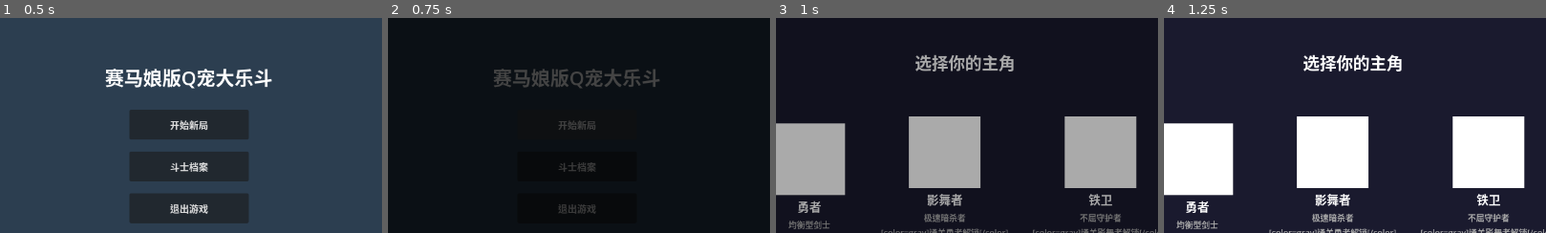
Above: before the commit, frames 1-4 (left to right).
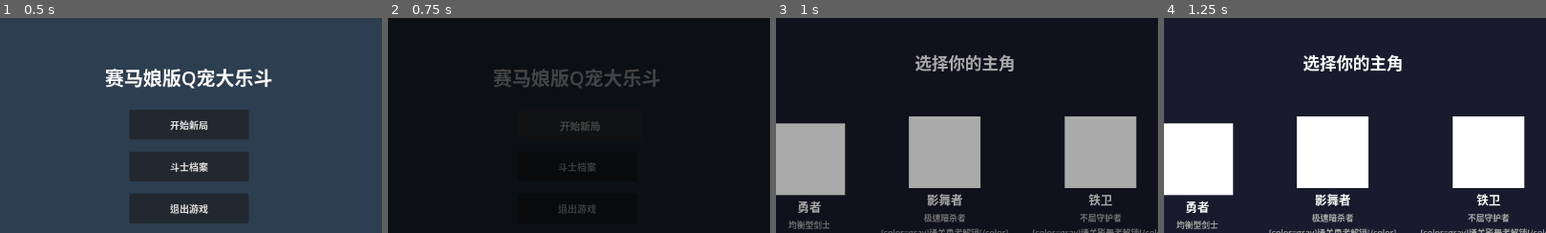
Above: after the commit, the same moments.

Repository: TianYu0321/Hero-Battle
Game: Godot game, scene res://scenes/main_menu/menu.tscn
Same seed, same stepped clock (60 frames per second), same inputs: the game is played once before the commit and once after it.
Inputs:
- Up to frame 1 (0.5 s): no input
- Up to frame 2 (0.75 s): click "开始新局" at 0.5 s
- Up to frame 3 (1 s): no input
- Up to frame 4 (1.25 s): no input
The pictures show only the part of the screen within x 25-75%, y 1-51%; the shares and areas given below are measured in that part.

Frame 1 is identical in both runs. In frame 2, 0.2% of the frame differs, in the area x 44-56%, y 47-53%; in frame 3, nothing differs; in frame 4, nothing differs.

Commit message:
0515bug修复

Diff:
--- a/autoload/game_manager.gd
+++ b/autoload/game_manager.gd
@@ -42,6 +42,10 @@
 	"partner_sorcerer": 1005,
 	"partner_hunter": 1006,
 }
+
+# 视觉/音频设置开关
+var screen_shake_enabled: bool = true
+var damage_numbers_enabled: bool = true
 
 var pending_archive: Dictionary = {}
 
--- a/autoload/save_manager.gd
+++ b/autoload/save_manager.gd
@@ -651,3 +651,24 @@
 
 func sync_unlock_state_to_server(user_id: String, state: Dictionary) -> void:
 	print("[SaveManager] 解锁状态同步到服务器: user=%s" % user_id)
+
+
+# --- 设置持久化 ---
+func save_settings(settings: Dictionary) -> void:
+	var file_path: String = "user://%s_settings.json" % current_user_id
+	var file := FileAccess.open(file_path, FileAccess.WRITE)
+	if file != null:
+		file.store_string(JSON.stringify(settings, "\t"))
+		file.close()
+
+func load_settings() -> Dictionary:
+	var file_path: String = "user://%s_settings.json" % current_user_id
+	if not FileAccess.file_exists(file_path):
+		return {}
+	var file := FileAccess.open(file_path, FileAccess.READ)
+	var json := JSON.new()
+	var result := json.parse(file.get_as_text())
+	file.close()
+	if result == OK:
+		return json.get_data()
+	return {}
--- a/scenes/main_menu/menu.gd
+++ b/scenes/main_menu/menu.gd
@@ -15,6 +15,7 @@
 @onready var _pause_menu: PauseMenu = $PauseMenu
 @onready var _leaderboard_panel: Panel = $LeaderboardPanel
 @onready var _shop_panel: ShopPopup = $ShopPopup
+var _settings_panel: Control = null
 
 func _ready() -> void:
 	print("[MainMenu] _ready 开始, continue_button=", _btn_continue != null)
@@ -22,6 +23,26 @@
 	_btn_continue.pressed.connect(_on_continue_pressed)
 	_btn_quit.pressed.connect(_on_quit_pressed)
 	_menu_button.pressed.connect(_on_menu_button_pressed)
+
+	# 动态创建菜单背景
+	var bg_scene = load("res://scenes/main_menu/menu_background.tscn")
+	if bg_scene != null:
+		var bg = bg_scene.instantiate()
+		add_child(bg)
+		move_child(bg, 0)
+
+	# 动态创建设置面板
+	var settings_scene = load("res://scenes/settings/settings_panel.tscn")
+	if settings_scene != null:
+		_settings_panel = settings_scene.instantiate()
+		add_child(_settings_panel)
+		_settings_panel.visible = false
+
+	# 设置按钮悬停动画
+	_setup_button_hover(_btn_new_game)
+	_setup_button_hover(_btn_continue)
+	_setup_button_hover(_btn_quit)
+	_setup_button_hover(_menu_button)
 
 	# 启用斗士档案按钮
 	var btn_archive: Button = get_node_or_null("%BtnArchive")
@@ -59,9 +80,21 @@
 		btn_leaderboard.visible = true
 		btn_leaderboard.disabled = false
 		btn_leaderboard.pressed.connect(_on_leaderboard_pressed)
+		_setup_button_hover(btn_leaderboard)
 		print("[MainMenu] 排行榜按钮已启用")
 	else:
 		push_warning("[MainMenu] BtnLeaderboard 未找到")
+
+	# 启用设置按钮
+	var btn_settings: Button = get_node_or_null("%BtnSettings")
+	if btn_settings != null:
+		btn_settings.visible = true
+		btn_settings.disabled = false
+		btn_settings.pressed.connect(_on_settings_pressed)
+		_setup_button_hover(btn_settings)
+		print("[MainMenu] 设置按钮已启用")
+	else:
+		push_warning("[MainMenu] BtnSettings 未找到")
 
 	# 主菜单中隐藏PauseMenu的"返回主菜单"按钮
 	_pause_menu.set_is_main_menu(true)
@@ -185,3 +218,29 @@
 
 func _get_my_data() -> Dictionary:
 	return {"player_name": "Player", "net_wins": 0}
+
+func _on_settings_pressed() -> void:
+	AudioManager.play_ui("button_click")
+	if _settings_panel != null:
+		_show_panel(_settings_panel)
+		_settings_panel.load_settings()
+
+func _show_panel(panel: Control) -> void:
+	panel.visible = true
+	panel.scale = Vector2(0.8, 0.8)
+	panel.modulate.a = 0.0
+	var tween := create_tween().set_trans(Tween.TRANS_BACK).set_ease(Tween.EASE_OUT)
+	tween.tween_property(panel, "scale", Vector2.ONE, 0.2)
+	tween.parallel().tween_property(panel, "modulate:a", 1.0, 0.2)
+
+func _setup_button_hover(button: Button) -> void:
+	button.mouse_entered.connect(func():
+		var tween := create_tween().set_trans(Tween.TRANS_QUAD).set_ease(Tween.EASE_OUT)
+		tween.tween_property(button, "scale", Vector2.ONE * 1.05, 0.15)
+		tween.parallel().tween_property(button, "modulate", Color(1.2, 1.2, 1.2), 0.15)
+	)
+	button.mouse_exited.connect(func():
+		var tween := create_tween().set_trans(Tween.TRANS_QUAD).set_ease(Tween.EASE_OUT)
+		tween.tween_property(button, "scale", Vector2.ONE, 0.15)
+		tween.parallel().tween_property(button, "modulate", Color.WHITE, 0.15)
+	)
--- /dev/null
+++ b/scenes/main_menu/menu_background.gd
@@ -0,0 +1,70 @@
+extends CanvasLayer
+
+func _ready() -> void:
+	layer = -1
+
+	# 渐变背景
+	var bg := TextureRect.new()
+	bg.set_anchors_preset(Control.PRESET_FULL_RECT)
+	bg.mouse_filter = Control.MOUSE_FILTER_IGNORE
+	bg.expand_mode = TextureRect.EXPAND_IGNORE_SIZE
+
+	# 创建渐变纹理
+	var gradient := Gradient.new()
+	gradient.add_point(0.0, Color(0.05, 0.05, 0.15, 1.0))
+	gradient.add_point(1.0, Color(0.0, 0.0, 0.0, 1.0))
+	var gradient_tex := GradientTexture2D.new()
+	gradient_tex.gradient = gradient
+	gradient_tex.fill = GradientTexture2D.FILL_LINEAR
+	gradient_tex.fill_from = Vector2(0.5, 0.0)
+	gradient_tex.fill_to = Vector2(0.5, 1.0)
+	gradient_tex.width = 1280
+	gradient_tex.height = 720
+	bg.texture = gradient_tex
+	add_child(bg)
+
+	# 火星粒子
+	var particles := CPUParticles2D.new()
+	particles.position = Vector2(640, 500)
+	particles.amount = 100
+	particles.lifetime = 3.0
+	particles.emission_shape = CPUParticles2D.EMISSION_SHAPE_RECTANGLE
+	particles.emission_rect_extents = Vector2(600, 200)
+	particles.direction = Vector2(0, -1)
+	particles.spread = 20.0
+	particles.gravity = Vector2(0, -20)
+	particles.initial_velocity_min = 20.0
+	particles.initial_velocity_max = 50.0
+	particles.scale_amount_min = 0.5
+	particles.scale_amount_max = 2.0
+	particles.color = Color(1, 0.5, 0, 0.8)
+
+	var color_ramp := Gradient.new()
+	color_ramp.add_point(0.0, Color(1, 0.8, 0.2, 0.9))
+	color_ramp.add_point(0.5, Color(1, 0.3, 0, 0.6))
+	color_ramp.add_point(1.0, Color(0.5, 0.1, 0, 0.0))
+	particles.color_ramp = color_ramp
+	add_child(particles)
+
+	# 远景视差层（程序化绘制）
+	var parallax := ParallaxBackground.new()
+	add_child(parallax)
+
+	var far_layer := ParallaxLayer.new()
+	far_layer.motion_scale = Vector2(0.3, 0.3)
+	parallax.add_child(far_layer)
+
+	var far_sprite := ColorRect.new()
+	far_sprite.custom_minimum_size = Vector2(1280, 720)
+	far_sprite.color = Color(0.02, 0.02, 0.08, 0.5)
+	far_layer.add_child(far_sprite)
+
+	# 中景视差层
+	var mid_layer := ParallaxLayer.new()
+	mid_layer.motion_scale = Vector2(0.6, 0.6)
+	parallax.add_child(mid_layer)
+
+	var mid_sprite := ColorRect.new()
+	mid_sprite.custom_minimum_size = Vector2(1280, 720)
+	mid_sprite.color = Color(0.04, 0.04, 0.1, 0.3)
+	mid_layer.add_child(mid_sprite)
--- /dev/null
+++ b/scenes/main_menu/menu_background.tscn
@@ -0,0 +1,6 @@
+[gd_scene load_steps=2 format=3 uid="uid://menu_bg01"]
+
+[ext_resource type="Script" path="res://scenes/main_menu/menu_background.gd" id="1_mbg"]
+
+[node name="MenuBackground" type="CanvasLayer"]
+script = ExtResource("1_mbg")
--- a/scenes/run_main/battle_animation_panel.gd
+++ b/scenes/run_main/battle_animation_panel.gd
@@ -13,6 +13,12 @@
 @onready var hero_sprite: Control = $BattleArea/HeroSprite
 @onready var enemy_sprite: Control = $BattleArea/EnemySprite
 @onready var turn_timer: Timer = $TurnTimer
+
+var _frenzy_border: ColorRect = null
+var _frenzy_tween: Tween = null
+var _hero_id_hint: int = 1
+var _enemy_type_hint: String = ""
+var _is_boss_hint: bool = false
 
 var _recorder: BattlePlaybackRecorder = null
 var _events_by_turn: Dictionary = {}
@@ -35,6 +41,9 @@
 	turn_timer.one_shot = true # 确保只触发一次，_play_turn()里重新start()
 	_setup_hero_hp_bar_style(hero_hp_bar)
 	_setup_enemy_hp_bar_style(enemy_hp_bar)
+	_setup_shader_hp_bars()
+	_setup_frenzy_border()
+	_setup_placeholder_draw()
 
 func start_playback(recorder: BattlePlaybackRecorder, hero_name: String, enemy_name: String,
 						hero_max_hp: int, enemy_max_hp: int, _hero_partners: Array, _enemy_partners: Array) -> void:
@@ -187,44 +196,98 @@
 			AudioManager.play_sfx("frenzy_alert")
 
 func _update_hp_display() -> void:
-	hero_hp_bar.value = float(_hero_hp) / maxi(1, _hero_max_hp) * 100
-	enemy_hp_bar.value = float(_enemy_hp) / maxi(1, _enemy_max_hp) * 100
-
 	var hero_ratio: float = float(_hero_hp) / maxi(1, _hero_max_hp)
-
-	# 低血量闪烁（英雄，低于30%）
-	if hero_ratio < 0.3 and not _is_frenzy_active:
-		var tween := create_tween().set_loops()
-		tween.tween_property(hero_hp_bar, "modulate", Color(1, 0.3, 0.3), 0.3)
-		tween.tween_property(hero_hp_bar, "modulate", Color(1, 1, 1), 0.3)
-	elif not _is_frenzy_active:
+	var enemy_ratio: float = float(_enemy_hp) / maxi(1, _enemy_max_hp)
+
+	# 通过shader uniform更新进度
+	if hero_hp_bar.material != null:
+		hero_hp_bar.material.set_shader_parameter("progress", hero_ratio)
+		hero_hp_bar.material.set_shader_parameter("flash_speed", 5.0 if (hero_ratio < 0.3 and not _is_frenzy_active) else 0.0)
+	if enemy_hp_bar.material != null:
+		enemy_hp_bar.material.set_shader_parameter("progress", enemy_ratio)
+		enemy_hp_bar.material.set_shader_parameter("flash_speed", 0.0)
+
+	# 狂暴阶段血条变红提示（shader已处理颜色，这里保留modulate作为额外强调）
+	if _is_frenzy_active:
+		hero_hp_bar.modulate = Color(1, 0.5, 0.5)
+		enemy_hp_bar.modulate = Color(1, 0.5, 0.5)
+		_start_frenzy_border_pulse()
+	else:
 		hero_hp_bar.modulate = Color(1, 1, 1)
-
-	# 狂暴阶段血条变红提示
-	if _is_frenzy_active:
-		hero_hp_bar.modulate = Color(1, 0.2, 0.2)
-		enemy_hp_bar.modulate = Color(1, 0.2, 0.2)
-	else:
 		enemy_hp_bar.modulate = Color(1, 1, 1)
+		_stop_frenzy_border_pulse()
 
 func _show_damage_number(damage: int, is_crit: bool, is_enemy_side: bool, is_chain: bool = false, chain_count: int = 0) -> void:
+	if not GameManager.damage_numbers_enabled:
+		return
 	var label := Label.new()
+	label.horizontal_alignment = HORIZONTAL_ALIGNMENT_CENTER
+
+	var target_sprite: Control = enemy_sprite if is_enemy_side else hero_sprite
+	var sprite_pos: Vector2 = target_sprite.global_position
+	var sprite_size: Vector2 = target_sprite.size
 
 	if is_chain:
 		label.text = "CHAIN x%d! %d" % [chain_count, damage]
 		label.add_theme_font_size_override("font_size", 28)
-		label.modulate = Color(0.8, 0.3, 1.0)  # 紫色
+		label.modulate = Color(0.8, 0.2, 1.0)  # 紫色
+
+		# 连锁动画：旋转上飘 + 淡出
+		label.position = Vector2(
+			sprite_pos.x + sprite_size.x / 2.0 - 40,
+			sprite_pos.y - 10
+		)
+		damage_container.add_child(label)
+
+		var tween := create_tween()
+		tween.tween_property(label, "position:y", label.position.y - 100, 0.8)
+		tween.parallel().tween_property(label, "rotation", 0.17, 0.8)  # 10度
+		tween.parallel().tween_property(label, "modulate:a", 0.0, 0.8)
+		tween.tween_callback(label.queue_free)
+
 	elif is_crit:
 		label.text = str(damage)
 		label.add_theme_font_size_override("font_size", 36)
-		label.modulate = Color(1, 0.1, 0.1)  # 鲜红
+		label.modulate = Color(1, 0.2, 0.2)  # 鲜红
+
+		# 暴击动画：缩放弹跳
+		label.position = Vector2(
+			sprite_pos.x + sprite_size.x / 2.0 - 20,
+			sprite_pos.y - 10
+		)
+		label.scale = Vector2.ZERO
+		damage_container.add_child(label)
+
+		var tween := create_tween().set_trans(Tween.TRANS_BACK).set_ease(Tween.EASE_OUT)
+		tween.tween_property(label, "scale", Vector2.ONE * 1.5, 0.15)
+		tween.tween_property(label, "scale", Vector2.ONE, 0.1)
+		tween.tween_property(label, "position:y", label.position.y - 80, 0.4).set_trans(Tween.TRANS_QUAD).set_ease(Tween.EASE_OUT)
+		tween.tween_property(label, "modulate:a", 0, 0.3)
+		tween.tween_callback(label.queue_free)
+
+		# 屏幕震动
+		_screen_shake()
+
 	else:
 		label.text = str(damage)
 		label.add_theme_font_size_override("font_size", 26)
-		label.modulate = Color(1, 0.9, 0.3)  # 金黄
-
-	# 黑色描边/阴影效果：用 OutlineLabel 或双层 Label
-	# 简版：加 LabelSettings outline
+		label.modulate = Color(1, 0.9, 0.4)  # 金黄
+
+		# 普通动画：抛物线上飘
+		label.position = Vector2(
+			sprite_pos.x + sprite_size.x / 2.0 - 15,
+			sprite_pos.y - 10
+		)
+		damage_container.add_child(label)
+
+		var tween := create_tween()
+		var start_y: float = label.position.y
+		tween.tween_property(label, "position:y", start_y - 60, 0.5)
+		tween.tween_property(label, "position:y", start_y - 50, 0.3)
+		tween.tween_property(label, "modulate:a", 0.0, 0.5)
+		tween.tween_callback(label.queue_free)
+
+	# 统一描边
 	var label_settings := LabelSettings.new()
 	label_settings.font_size = label.get_theme_font_size("font_size")
 	label_settings.font_color = label.modulate
@@ -234,41 +297,6 @@
 	label_settings.shadow_color = Color(0, 0, 0, 0.5)
 	label.label_settings = label_settings
 
-	var target_sprite: Control = enemy_sprite if is_enemy_side else hero_sprite
-	var sprite_pos: Vector2 = target_sprite.global_position
-	var sprite_size: Vector2 = target_sprite.size
-	label.position = Vector2(
-		sprite_pos.x + float(sprite_size.x) / 2.0 - label.size.x / 2.0,
-		sprite_pos.y - 10
-	)
-	damage_container.add_child(label)
-
-	# 动画：抛物线轨迹（先上后下）+ 淡出
-	var tween := create_tween()
-	var start_y: float = label.position.y
-
-	if is_crit:
-		# 暴击：缩放弹跳 + 抛物线 + 震动
-		label.scale = Vector2(1.5, 1.5)
-		tween.tween_property(label, "scale", Vector2(1.0, 1.0), 0.2).set_trans(Tween.TRANS_BACK).set_ease(Tween.EASE_OUT)
-		tween.tween_property(label, "position:y", start_y - 80, 0.4).set_trans(Tween.TRANS_QUAD).set_ease(Tween.EASE_OUT)
-		tween.tween_property(label, "position:y", start_y + 20, 0.4).set_trans(Tween.TRANS_QUAD).set_ease(Tween.EASE_IN)
-		tween.tween_property(label, "modulate:a", 0, 0.3)
-		# 暴击额外震动
-		_screen_shake()
-	elif is_chain:
-		# 连击：快速上飘 + 旋转
-		tween.tween_property(label, "position:y", start_y - 100, 0.5).set_trans(Tween.TRANS_CUBIC).set_ease(Tween.EASE_OUT)
-		tween.parallel().tween_property(label, "rotation", deg_to_rad(10), 0.3)
-		tween.tween_property(label, "modulate:a", 0, 0.4)
-	else:
-		# 普通伤害：抛物线
-		tween.tween_property(label, "position:y", start_y - 60, 0.4).set_trans(Tween.TRANS_QUAD).set_ease(Tween.EASE_OUT)
-		tween.tween_property(label, "position:y", start_y + 10, 0.5).set_trans(Tween.TRANS_QUAD).set_ease(Tween.EASE_IN)
-		tween.tween_property(label, "modulate:a", 0, 0.3)
-
-	tween.tween_callback(label.queue_free)
-
 func _flash_sprite(unit_id: String) -> void:
 	var is_enemy: bool = not (unit_id == "hero" or unit_id.begins_with("hero"))
 	var sprite: Control = enemy_sprite if is_enemy else hero_sprite
@@ -280,6 +308,8 @@
 	pass
 
 func _screen_shake() -> void:
+	if not GameManager.screen_shake_enabled:
+		return
 	var viewport := get_viewport()
 	var original_transform := viewport.canvas_transform
 	var tween := create_tween()
@@ -382,3 +412,137 @@
 
 	bar.add_theme_stylebox_override("fill", fg)
 	bar.add_theme_stylebox_override("background", bg)
+
+
+# ==================== Shader HP Bars ====================
+
+func _setup_shader_hp_bars() -> void:
+	var shader := load("res://shaders/health_bar.gdshader")
+	if shader == null:
+		push_warning("[BattleAnimation] 血条shader加载失败")
+		return
+
+	var hero_mat := ShaderMaterial.new()
+	hero_mat.shader = shader
+	hero_hp_bar.material = hero_mat
+
+	var enemy_mat := ShaderMaterial.new()
+	enemy_mat.shader = shader
+	enemy_hp_bar.material = enemy_mat
+
+
+# ==================== Frenzy Border Pulse ====================
+
+func _setup_frenzy_border() -> void:
+	_frenzy_border = ColorRect.new()
+	_frenzy_border.name = "FrenzyBorder"
+	_frenzy_border.set_anchors_preset(Control.PRESET_FULL_RECT)
+	_frenzy_border.mouse_filter = Control.MOUSE_FILTER_IGNORE
+	_frenzy_border.color = Color(1, 0, 0, 0)
+	add_child(_frenzy_border)
+	move_child(_frenzy_border, 1)
+
+func _start_frenzy_border_pulse() -> void:
+	if _frenzy_border == null:
+		return
+	_frenzy_border.visible = true
+	# 停止旧动画
+	if _frenzy_tween != null:
+		_frenzy_tween.kill()
+	_frenzy_tween = create_tween().set_loops()
+	_frenzy_tween.tween_property(_frenzy_border, "color:a", 0.3, 0.5)
+	_frenzy_tween.tween_property(_frenzy_border, "color:a", 0.0, 0.5)
+
+func _stop_frenzy_border_pulse() -> void:
+	if _frenzy_border == null:
+		return
+	_frenzy_border.visible = false
+	_frenzy_border.color = Color(1, 0, 0, 0)
+	if _frenzy_tween != null:
+		_frenzy_tween.kill()
+		_frenzy_tween = null
+
+
+# ==================== Placeholder Draw ====================
+
+func _setup_placeholder_draw() -> void:
+	hero_sprite.draw.connect(_on_draw_hero_placeholder)
+	enemy_sprite.draw.connect(_on_draw_enemy_placeholder)
+	hero_sprite.queue_redraw()
+	enemy_sprite.queue_redraw()
+
+func _on_draw_hero_placeholder() -> void:
+	var rect: Rect2 = Rect2(Vector2.ZERO, hero_sprite.size)
+	_draw_hero_placeholder(rect, _hero_id_hint, _hero_hp > 0)
+
+func _on_draw_enemy_placeholder() -> void:
+	var rect: Rect2 = Rect2(Vector2.ZERO, enemy_sprite.size)
+	_draw_enemy_placeholder(rect, _enemy_type_hint, _is_boss_hint)
+
+func _draw_hero_placeholder(rect: Rect2, hero_id: int, is_alive: bool) -> void:
+	var color: Color = Color(0.2, 0.6, 0.9) if is_alive else Color(0.3, 0.3, 0.3)
+	var center: Vector2 = rect.position + rect.size / 2
+	var radius: float = min(rect.size.x, rect.size.y) / 2 - 8
+
+	# 外圈发光边框
+	hero_sprite.draw_circle(center, radius + 4, Color(color.r, color.g, color.b, 0.3))
+	# 主体圆形
+	hero_sprite.draw_circle(center, radius, color)
+	# 内部几何图案区分英雄
+	match hero_id:
+		2:  # 影舞者 - 六角星
+			_draw_star(hero_sprite, center, radius * 0.5, 6, Color.WHITE)
+		3:  # 铁卫 - 方块
+			var r2 = radius * 0.4
+			hero_sprite.draw_rect(Rect2(center - Vector2(r2, r2), Vector2(r2 * 2, r2 * 2)), Color.WHITE)
+		_:  # 默认/战士 - 十字
+			hero_sprite.draw_line(center - Vector2(radius * 0.4, 0), center + Vector2(radius * 0.4, 0), Color.WHITE, 3)
+			hero_sprite.draw_line(center - Vector2(0, radius * 0.4), center + Vector2(0, radius * 0.4), Color.WHITE, 3)
+
+	# 死亡时加X标记
+	if not is_alive:
+		hero_sprite.draw_line(center - Vector2(radius * 0.5, radius * 0.5), center + Vector2(radius * 0.5, radius * 0.5), Color.RED, 4)
+		hero_sprite.draw_line(center + Vector2(-radius * 0.5, radius * 0.5), center + Vector2(radius * 0.5, -radius * 0.5), Color.RED, 4)
+
+func _draw_enemy_placeholder(rect: Rect2, enemy_type: String, is_boss: bool) -> void:
+	var color: Color
+	match enemy_type:
+		"slime": color = Color(0.4, 0.8, 0.2)
+		"demon": color = Color(0.8, 0.2, 0.2)
+		"heavy": color = Color(0.5, 0.5, 0.6)
+		_: color = Color(0.6, 0.1, 0.1)
+
+	if is_boss:
+		color = Color(0.9, 0.1, 0.9)
+
+	var center: Vector2 = rect.position + rect.size / 2
+	var radius: float = min(rect.size.x, rect.size.y) / 2 - 8
+
+	# 外圈
+	enemy_sprite.draw_circle(center, radius + (6 if is_boss else 3), Color(color.r, color.g, color.b, 0.5))
+	# 主体
+	enemy_sprite.draw_circle(center, radius, color)
+	# Boss加皇冠标记
+	if is_boss:
+		var crown_points: Array[Vector2] = [
+			center + Vector2(0, -radius * 0.7),
+			center + Vector2(-radius * 0.25, -radius * 0.4),
+			center + Vector2(radius * 0.25, -radius * 0.4)
+		]
+		enemy_sprite.draw_polygon(crown_points, PackedColorArray([Color(1, 0.84, 0)]))
+		# 眼睛
+		enemy_sprite.draw_circle(center + Vector2(-radius * 0.3, -radius * 0.1), radius * 0.15, Color(1, 1, 1))
+		enemy_sprite.draw_circle(center + Vector2(radius * 0.3, -radius * 0.1), radius * 0.15, Color(1, 1, 1))
+	else:
+		# 普通敌人眼睛
+		enemy_sprite.draw_circle(center + Vector2(-radius * 0.25, -radius * 0.1), radius * 0.12, Color(0.1, 0.1, 0.1))
+		enemy_sprite.draw_circle(center + Vector2(radius * 0.25, -radius * 0.1), radius * 0.12, Color(0.1, 0.1, 0.1))
+
+func _draw_star(canvas: Control, center: Vector2, outer_radius: float, points: int, color: Color) -> void:
+	var polygon: Array[Vector2] = []
+	var inner_radius: float = outer_radius * 0.4
+	for i in range(points * 2):
+		var angle: float = PI / 2 + i * PI / points
+		var r: float = outer_radius if i % 2 == 0 else inner_radius
+		polygon.append(center + Vector2(cos(angle), -sin(angle)) * r)
+	canvas.draw_polygon(polygon, PackedColorArray([color]))
--- /dev/null
+++ b/scenes/settings/settings_panel.gd
@@ -0,0 +1,65 @@
+extends Control
+
+@onready var sfx_slider: HSlider = $VBoxContainer/SFXSlider
+@onready var ui_slider: HSlider = $VBoxContainer/UISlider
+@onready var music_slider: HSlider = $VBoxContainer/MusicSlider
+@onready var shake_toggle: CheckButton = $VBoxContainer/ShakeToggle
+@onready var damage_toggle: CheckButton = $VBoxContainer/DamageToggle
+@onready var close_button: Button = $VBoxContainer/CloseButton
+
+func _ready() -> void:
+	# 连接信号
+	sfx_slider.value_changed.connect(_on_sfx_volume_changed)
+	ui_slider.value_changed.connect(_on_ui_volume_changed)
+	music_slider.value_changed.connect(_on_music_volume_changed)
+	shake_toggle.toggled.connect(_on_shake_toggled)
+	damage_toggle.toggled.connect(_on_damage_toggled)
+	close_button.pressed.connect(_on_close_pressed)
+
+	load_settings()
+
+func _on_sfx_volume_changed(value: float) -> void:
+	AudioManager.set_bus_volume_linear("SFX", value)
+	save_settings()
+
+func _on_ui_volume_changed(value: float) -> void:
+	AudioManager.set_bus_volume_linear("UI", value)
+	save_settings()
+
+func _on_music_volume_changed(value: float) -> void:
+	AudioManager.set_bus_volume_linear("Music", value)
+	save_settings()
+
+func _on_shake_toggled(enabled: bool) -> void:
+	GameManager.screen_shake_enabled = enabled
+	save_settings()
+
+func _on_damage_toggled(enabled: bool) -> void:
+	GameManager.damage_numbers_enabled = enabled
+	save_settings()
+
+func _on_close_pressed() -> void:
+	visible = false
+
+func save_settings() -> void:
+	var settings: Dictionary = {
+		"sfx_volume": sfx_slider.value,
+		"ui_volume": ui_slider.value,
+		"music_volume": music_slider.value,
+		"screen_shake": shake_toggle.button_pressed,
+		"damage_numbers": damage_toggle.button_pressed
+	}
+	SaveManager.save_settings(settings)
+
+func load_settings() -> void:
+	var settings: Dictionary = SaveManager.load_settings()
+	sfx_slider.value = settings.get("sfx_volume", 0.8)
+	ui_slider.value = settings.get("ui_volume", 0.8)
+	music_slider.value = settings.get("music_volume", 0.5)
+	shake_toggle.button_pressed = settings.get("screen_shake", true)
+	damage_toggle.button_pressed = settings.get("damage_numbers", true)
+
+	# 同时应用到 AudioManager
+	AudioManager.set_bus_volume_linear("SFX", sfx_slider.value)
+	AudioManager.set_bus_volume_linear("UI", ui_slider.value)
+	AudioManager.set_bus_volume_linear("Music", music_slider.value)
--- /dev/null
+++ b/scenes/settings/settings_panel.tscn
@@ -0,0 +1,84 @@
+[gd_scene load_steps=2 format=3 uid="uid://settings_panel01"]
+
+[ext_resource type="Script" path="res://scenes/settings/settings_panel.gd" id="1_sp"]
+
+[node name="SettingsPanel" type="Panel"]
+visible = false
+anchors_preset = 8
+anchor_left = 0.5
+anchor_top = 0.5
+anchor_right = 0.5
+anchor_bottom = 0.5
+offset_left = -200.0
+offset_top = -250.0
+offset_right = 200.0
+offset_bottom = 250.0
+grow_horizontal = 2
+grow_vertical = 2
+script = ExtResource("1_sp")
+
+[node name="VBoxContainer" type="VBoxContainer" parent="."]
+layout_mode = 1
+anchors_preset = 15
+anchor_right = 1.0
+anchor_bottom = 1.0
+offset_left = 20.0
+offset_top = 20.0
+offset_right = -20.0
+offset_bottom = -20.0
+grow_horizontal = 2
+grow_vertical = 2
+theme_override_constants/separation = 16
+
+[node name="TitleLabel" type="Label" parent="VBoxContainer"]
+layout_mode = 2
+theme_override_font_sizes/font_size = 24
+text = "设置"
+horizontal_alignment = 1
+
+[node name="SFXLabel" type="Label" parent="VBoxContainer"]
+layout_mode = 2
+text = "音效音量"
+
+[node name="SFXSlider" type="HSlider" parent="VBoxContainer"]
+layout_mode = 2
+max_value = 1.0
+step = 0.05
+value = 0.8
+
+[node name="UILabel" type="Label" parent="VBoxContainer"]
+layout_mode = 2
+text = "UI音量"
+
+[node name="UISlider" type="HSlider" parent="VBoxContainer"]
+layout_mode = 2
+max_value = 1.0
+step = 0.05
+value = 0.8
+
+[node name="MusicLabel" type="Label" parent="VBoxContainer"]
+layout_mode = 2
+text = "音乐音量"
+
+[node name="MusicSlider" type="HSlider" parent="VBoxContainer"]
+layout_mode = 2
+max_value = 1.0
+step = 0.05
+value = 0.5
+
+[node name="HSeparator" type="HSeparator" parent="VBoxContainer"]
+layout_mode = 2
+
+[node name="ShakeToggle" type="CheckButton" parent="VBoxContainer"]
+layout_mode = 2
+text = "屏幕震动"
+button_pressed = true
+
+[node name="DamageToggle" type="CheckButton" parent="VBoxContainer"]
+layout_mode = 2
+text = "伤害数字"
+button_pressed = true
+
+[node name="CloseButton" type="Button" parent="VBoxContainer"]
+layout_mode = 2
+text = "关闭"
--- /dev/null
+++ b/shaders/health_bar.gdshader
@@ -0,0 +1,32 @@
+shader_type canvas_item;
+
+uniform float progress : hint_range(0.0, 1.0) = 1.0;
+uniform vec4 color_low : source_color = vec4(1.0, 0.0, 0.0, 1.0);   // 红色（低血量）
+uniform vec4 color_mid : source_color = vec4(1.0, 0.84, 0.0, 1.0);  // 黄色（中血量）
+uniform vec4 color_high : source_color = vec4(0.2, 0.8, 0.3, 1.0);  // 绿色（高血量）
+uniform float flash_speed : hint_range(0.0, 10.0) = 0.0;  // 低血量闪烁速度
+
+void fragment() {
+    vec2 uv = UV;
+
+    // 根据进度裁剪
+    if (uv.x > progress) {
+        discard;
+    }
+
+    // 颜色渐变：红→黄→绿
+    vec4 final_color;
+    if (progress < 0.3) {
+        final_color = mix(color_low, color_mid, progress / 0.3);
+    } else {
+        final_color = mix(color_mid, color_high, (progress - 0.3) / 0.7);
+    }
+
+    // 低血量闪烁
+    if (progress < 0.3 && flash_speed > 0.0) {
+        float flash = abs(sin(TIME * flash_speed));
+        final_color = mix(final_color, vec4(1.0, 1.0, 1.0, 1.0), flash * 0.3);
+    }
+
+    COLOR = final_color;
+}
Not shown, added: scenes/main_menu/menu_background.gd.uid
Not shown, added: scenes/settings/settings_panel.gd.uid
Not shown, added: shaders/health_bar.gdshader.uid
Not shown, added: Docs/0514改动/视觉音频框架完善任务卡_方案C.md
